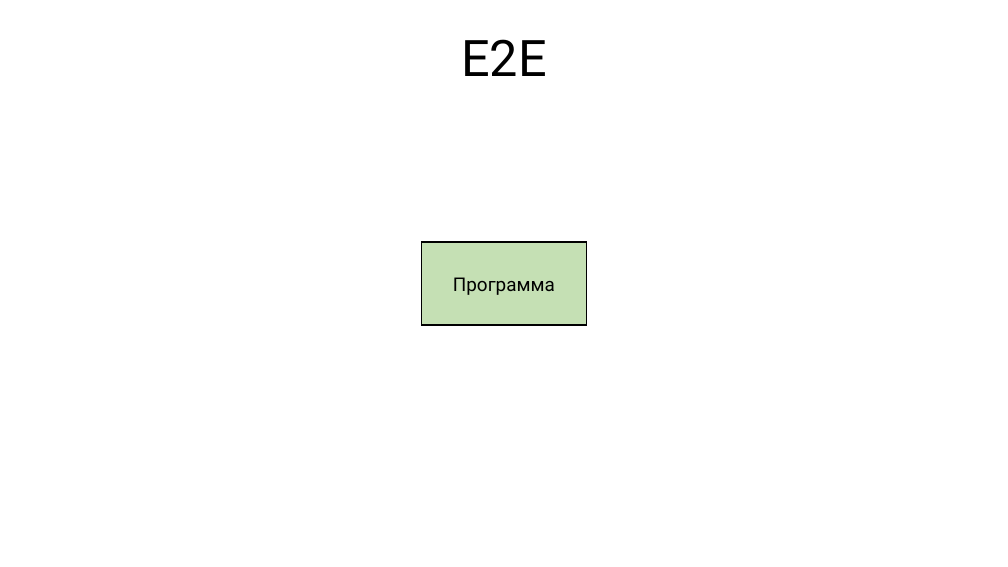
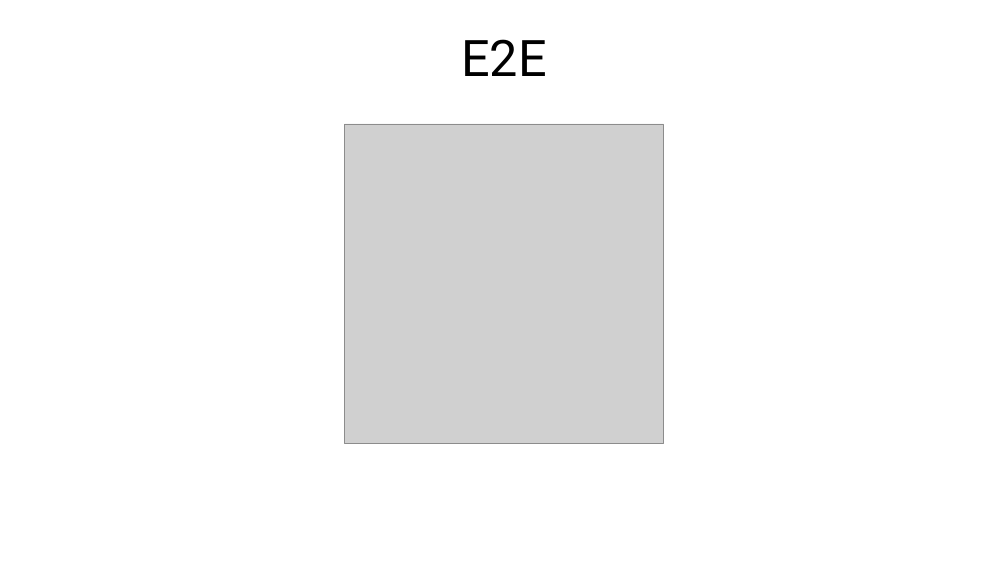
Before and after one commit to rkhaimov/brain-gym, a slide deck: slide 12 of Презентация.pptx (slide 25 before the commit). Drawn at 1008x567 pixels with LibreOffice and Linux fonts; fonts in the diff are those of the drawing; grey boxes stand for pictures. Boxes give left, top, right and bottom in pixels: in the first picture for what was removed or moved away, otherwise in the second. Text is boxed around its words. In the diff, an @@ line names an element or a change of style, - is before the commit and + after.

```diff
--- a/Презентация.pptx
+++ b/Презентация.pptx
@@ picture added at bbox=[345, 124, 664, 443] @@
@@ rectangle removed at bbox=[422, 242, 587, 324] @@
-Программа
```
Also in this commit, not shown: 1 slide added, 14 slides removed.
